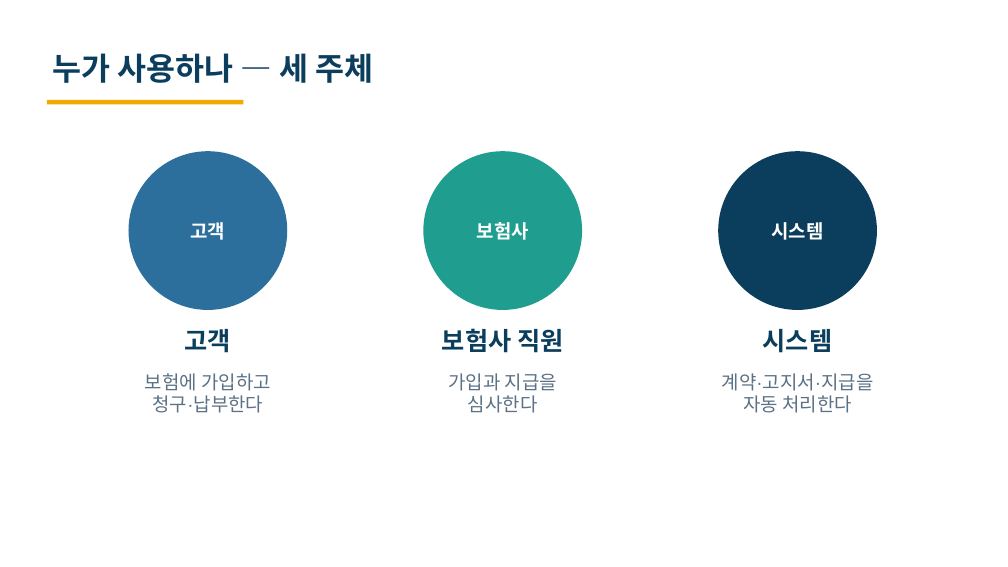
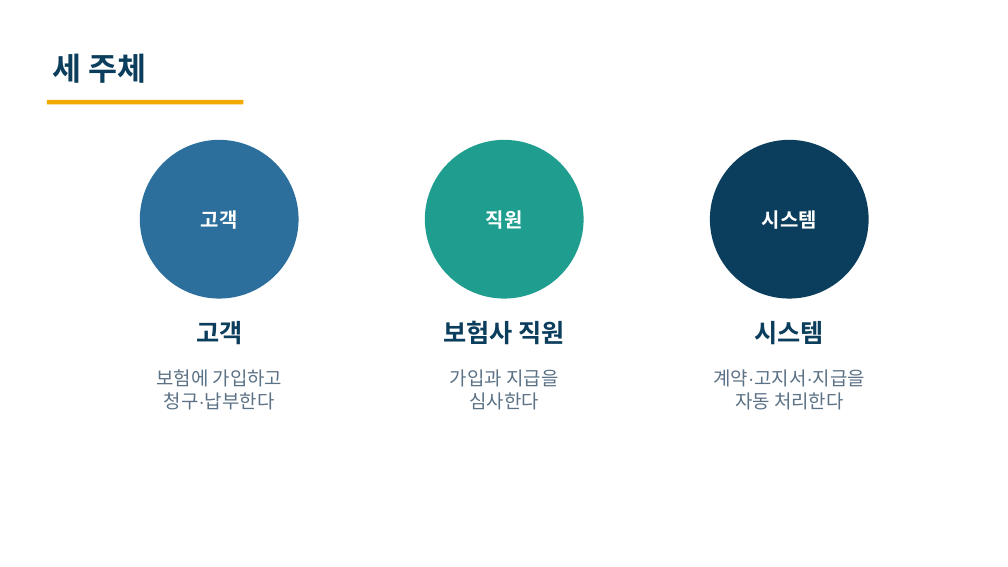
Before and after one commit to heyoonyoon/distributed-programming, a slide deck: slide 2 of docs/presentation/보험발표-편집가능.pptx. Drawn at 1008x567 pixels with LibreOffice and Linux fonts; fonts in the diff are those of the drawing. Boxes give left, top, right and bottom in pixels: in the first picture for what was removed or moved away, otherwise in the second. Text is boxed around its words. In the diff, an @@ line names an element or a change of style, - is before the commit and + after.

```diff
--- a/docs/presentation/보험발표-편집가능.pptx
+++ b/docs/presentation/보험발표-편집가능.pptx
@@ text at (x1=53, y1=53, x2=147, y2=83): text changed @@
-누가 사용하나 — 세 주체
+세 주체
@@ ellipse "고객" at (x1=140, y1=140, x2=299, y2=299): size 18 to 19 pt @@
@@ ellipse "고객" moved from (x1=129, y1=151, x2=287, y2=310) to (x1=140, y1=140, x2=299, y2=299) @@
@@ ellipse "직원" moved from (x1=423, y1=151, x2=582, y2=310) to (x1=425, y1=140, x2=584, y2=299) @@
@@ ellipse "시스템" moved from (x1=718, y1=151, x2=877, y2=310) to (x1=710, y1=140, x2=869, y2=299) @@
@@ ellipse "시스템" at (x1=710, y1=140, x2=869, y2=299): size 18 to 19 pt @@
@@ text in ellipse at (x1=486, y1=210, x2=523, y2=229): text changed; size 18 to 19 pt @@
-보험사
+직원
@@ text "고객" moved from (x1=185, y1=329, x2=231, y2=353) to (x1=196, y1=321, x2=242, y2=345) @@
@@ text "보험사 직원" moved from (x1=442, y1=328, x2=563, y2=353) to (x1=443, y1=320, x2=565, y2=345) @@
@@ text "시스템" moved from (x1=763, y1=329, x2=833, y2=353) to (x1=754, y1=321, x2=824, y2=345) @@
@@ text "보험에 가입하고" moved from (x1=145, y1=373, x2=271, y2=413) to (x1=156, y1=369, x2=283, y2=410) @@
@@ text "가입과 지급을" moved from (x1=448, y1=373, x2=557, y2=413) to (x1=450, y1=369, x2=558, y2=410) @@
@@ text "계약·고지서·지급을" moved from (x1=722, y1=373, x2=874, y2=413) to (x1=713, y1=369, x2=865, y2=410) @@
```
Also in this commit, not shown: 3 other slides changed, 3 other files.
